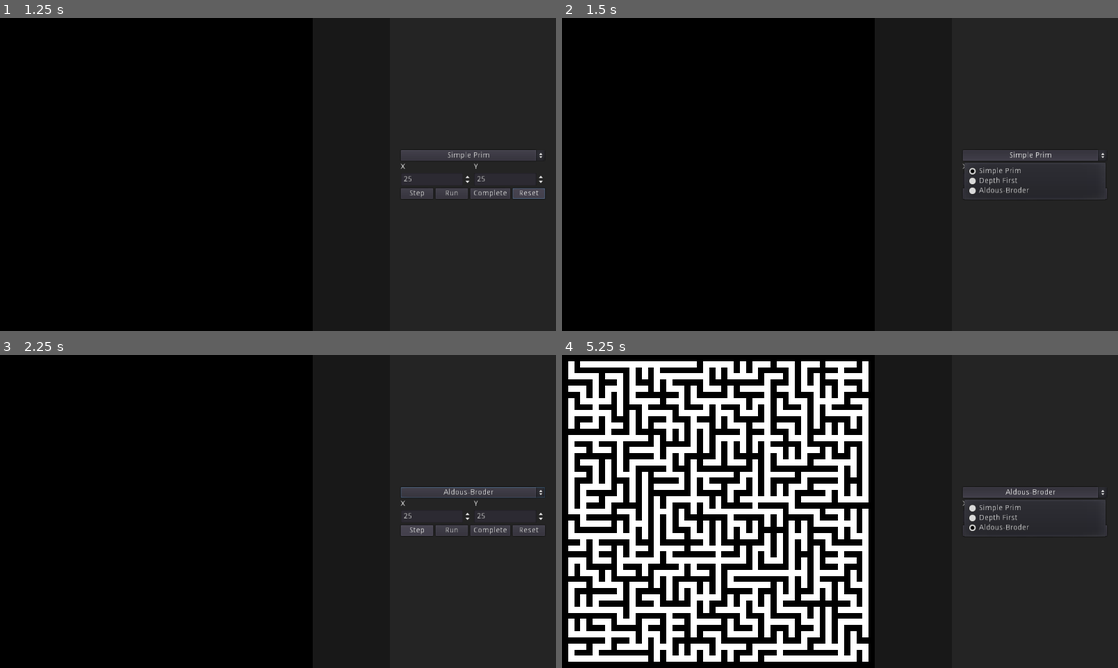
Above: before the commit, frames 1-4 (two rows, left to right).
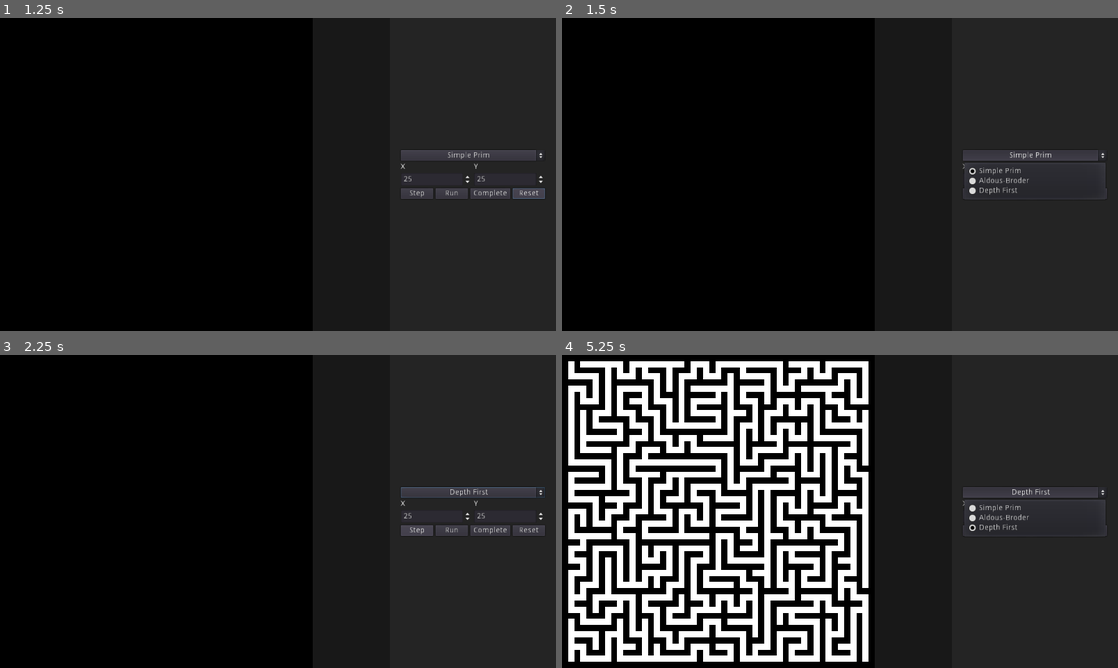
Above: after the commit, the same moments.

Repository: MarcioMed07/GMG
Game: Godot game, scene res://Scenes/Game.tscn
Same seed, same stepped clock (60 frames per second), same inputs: the game is played once before the commit and once after it.
Inputs:
- Up to frame 1 (1.25 s): click "Reset" at 0.5 s
- Up to frame 2 (1.5 s): click "Simple Prim" at 1.25 s
- Up to frame 3 (2.25 s): click "Step" at 2 s
- Up to frame 4 (5.25 s): click "Aldous-Broder" (after the commit: "Depth First") at 2.75 s; click "Run" at 3.5 s; click "Complete" at 4.25 s; click "Aldous-Broder" (after the commit: "Depth First") at 5 s

Frame 1 is identical in both runs. In frame 2, 0.2% of the frame differs, in the area x 75-84%, y 50-57%; in frame 3, less than 0.1%; in frame 4, 13%, in the area x 1-89%, y 2-98%.

Commit message:
Custom Building function for each algorithm

Diff:
--- a/Scenes/Maze.tscn
+++ b/Scenes/Maze.tscn
@@ -37,16 +37,7 @@
 2/tex_offset = Vector2( 0, 0 )
 2/modulate = Color( 0.215686, 0.337255, 1, 1 )
 2/region = Rect2( 0, 0, 10, 10 )
-2/tile_mode = 1
-2/autotile/bitmask_mode = 0
-2/autotile/bitmask_flags = [  ]
-2/autotile/icon_coordinate = Vector2( 0, 0 )
-2/autotile/tile_size = Vector2( 10, 10 )
-2/autotile/spacing = 0
-2/autotile/occluder_map = [  ]
-2/autotile/navpoly_map = [  ]
-2/autotile/priority_map = [  ]
-2/autotile/z_index_map = [  ]
+2/tile_mode = 0
 2/occluder_offset = Vector2( 0, 0 )
 2/navigation_offset = Vector2( 0, 0 )
 2/shape_offset = Vector2( 0, 0 )
@@ -69,6 +60,20 @@
 3/shape_one_way_margin = 0.0
 3/shapes = [  ]
 3/z_index = 0
+4/name = "tile.png 4"
+4/texture = ExtResource( 2 )
+4/tex_offset = Vector2( 0, 0 )
+4/modulate = Color( 1, 0.705882, 0.745098, 1 )
+4/region = Rect2( 0, 0, 10, 10 )
+4/tile_mode = 0
+4/occluder_offset = Vector2( 0, 0 )
+4/navigation_offset = Vector2( 0, 0 )
+4/shape_offset = Vector2( 0, 0 )
+4/shape_transform = Transform2D( 1, 0, 0, 1, 0, 0 )
+4/shape_one_way = false
+4/shape_one_way_margin = 0.0
+4/shapes = [  ]
+4/z_index = 0
 
 [node name="Maze" type="Node2D"]
 script = ExtResource( 1 )
--- a/Scripts/Algorithms/AldousBroder.gd
+++ b/Scripts/Algorithms/AldousBroder.gd
@@ -1,8 +1,10 @@
 const Utils = preload("res://Scripts/Utils.gd")
 const name = "Aldous-Broder"
 
+var last
 
-static func generate(maze):
+func generate(maze):
+	last = false
 	maze.prepareMaze()
 	maze.cellStack = []
 	var cell = maze.getCell(0,0)
@@ -10,7 +12,7 @@
 	maze.cellStack.push_front(cell)
 
 
-static func process(maze):
+func process(maze):
 	if maze.cellStack.size() < maze.cells.size():
 		var cell = maze.cellStack[0]
 		var neiDict = maze.getNeighbors(cell.x,cell.y)
@@ -26,5 +28,25 @@
 					maze.cellStack.erase(neiDict[dir])
 					maze.cellStack.push_front(neiDict[dir])
 				break;
+		buildTiles(maze, cell)
 	else:
 		maze.finishGeneration()
+
+func buildTiles(maze, cell):
+	if maze.panel.complete:
+		return
+	var tm = maze.get_node("TileMap")
+	if last:
+		buildCell(tm, last, Utils.TileColor.WHITE)
+	last = cell
+	buildCell(tm, cell, Utils.TileColor.RED, false)
+
+
+func buildCell(tm, cell, color, buildWalls = true):
+	var vec = Vector2(cell.x*2,cell.y*2) + Vector2(+1,+1)
+	tm.set_cellv(vec, color)
+	if buildWalls:
+		tm.set_cellv(vec + Vector2(0,-1), cell.walls[Cell.Wall.UP])
+		tm.set_cellv(vec + Vector2(0,+1), cell.walls[Cell.Wall.DOWN])
+		tm.set_cellv(vec + Vector2(-1,0), cell.walls[Cell.Wall.LEFT])
+		tm.set_cellv(vec + Vector2(+1,0), cell.walls[Cell.Wall.RIGHT])
--- a/Scripts/Algorithms/DepthFirst.gd
+++ b/Scripts/Algorithms/DepthFirst.gd
@@ -1,9 +1,12 @@
 const Utils = preload("res://Scripts/Utils.gd")
 const name = "Depth First"
 
+var last
+var notFoundCount = 0
 
-static func generate(maze):
+func generate(maze):
 	maze.prepareMaze()
+	notFoundCount = 0
 	var x = 0;
 	var y = 0;
 	maze.cellStack = []
@@ -12,7 +15,7 @@
 	maze.cellStack.push_back(cell)
 
 
-static func process(maze):
+func process(maze):
 	if maze.cellStack.size() > 0:
 		var found = false
 		var cell = maze.cellStack.pop_front()
@@ -21,6 +24,12 @@
 		for dir in neiKeys:
 			if !neiDict[dir].visited:
 				maze.cellStack.push_front(cell)
+				buildCell(cell,maze,Utils.TileColor.RED,Utils.TileColor.PINK, false)
+				if notFoundCount == 0:
+					buildCell(last,maze,Utils.TileColor.PINK,Utils.TileColor.PINK)
+				else:
+					buildCell(last,maze,Utils.TileColor.WHITE,Utils.TileColor.WHITE)
+				notFoundCount = 0
 				neiDict[dir].setWall(Cell.oppositeWall(dir),false);
 				cell.setWall(dir,false)
 				neiDict[dir].visit()
@@ -28,6 +37,29 @@
 				found = true
 				break
 		if !found:
-			process(maze)
+			if notFoundCount > 0:
+				buildCell(cell,maze,Utils.TileColor.RED,Utils.TileColor.WHITE, false)
+				buildCell(last,maze,Utils.TileColor.WHITE,Utils.TileColor.WHITE)
+			else:
+				buildCell(cell,maze,Utils.TileColor.RED,Utils.TileColor.PINK)
+				buildCell(last,maze,Utils.TileColor.PINK,Utils.TileColor.PINK, false)
+			notFoundCount +=1
+
+		last = cell
 	else:
 		maze.finishGeneration()
+
+
+func buildCell(cell, maze, color, wallColor, drawWalls = true):
+	if maze.panel.complete:
+		return
+	if !cell:
+		return
+	var tm = maze.get_node("TileMap")
+	var vec = Vector2(cell.x*2,cell.y*2) + Vector2(+1,+1)
+	tm.set_cellv(vec, color)
+	if drawWalls:
+		tm.set_cellv(vec + Vector2(0,-1),1 if cell.walls[Cell.Wall.UP] else wallColor)
+		tm.set_cellv(vec + Vector2(0,+1),1 if cell.walls[Cell.Wall.DOWN] else wallColor)
+		tm.set_cellv(vec + Vector2(-1,0),1 if cell.walls[Cell.Wall.LEFT] else wallColor)
+		tm.set_cellv(vec + Vector2(+1,0),1 if cell.walls[Cell.Wall.RIGHT] else wallColor)
--- a/Scripts/Algorithms/Flood.gd
+++ b/Scripts/Algorithms/Flood.gd
@@ -6,8 +6,6 @@
 # Flood variables
 var floodQueue = []
 var floodPause = false
-var speedModifier = 0.5
-var floodCD = speedModifier
 
 func resetFlood(maze):
 	maze.buildTiles()
@@ -21,32 +19,31 @@
 func floodProcess(delta, maze):
 	if Input.is_action_just_pressed("mouse_click") && !maze.generatingMaze:
 		floodQueue.append(maze.get_node("TileMap").world_to_map(maze.get_global_mouse_position()/maze.scale))
-	if !floodPause && floodQueue.size() >0:
-		floodCD+=delta
-	if floodCD >= speedModifier && !floodPause:
+	if  !floodPause:
 		floodQueue = floodFill(floodQueue, maze)
-		floodCD = 0;
 
 
 func floodFill(queue, maze):
-	var q = []
+	var nextQueue = []
 	for vector in queue:
-		q.append(flood(vector, maze))
-	return Utils.flat(q)
+		var vectorQueue = flood(vector, maze)
+		for next in vectorQueue:
+			nextQueue.append(next)
+	return nextQueue
 
 
 func flood(vector:Vector2, maze):
 	var tm = maze.get_node('TileMap')
-	if tm.get_cellv(vector) != 0:
-		return
-	tm.set_cellv(vector,2)
+	if tm.get_cellv(vector) != Utils.TileColor.WHITE:
+		return []
+	tm.set_cellv(vector,Utils.TileColor.BLUE)
 	var q = []
-	if tm.get_cellv(vector - Vector2(1,0)) == 0:
+	if tm.get_cellv(vector - Vector2(1,0)) == Utils.TileColor.WHITE:
 		q.append(vector - Vector2(1,0))
-	if tm.get_cellv(vector + Vector2(1,0)) == 0:
+	if tm.get_cellv(vector + Vector2(1,0)) == Utils.TileColor.WHITE:
 		q.append(vector + Vector2(1,0))
-	if tm.get_cellv(vector - Vector2(0,1)) == 0:
+	if tm.get_cellv(vector - Vector2(0,1)) == Utils.TileColor.WHITE:
 		q.append(vector - Vector2(0,1))
-	if tm.get_cellv(vector + Vector2(0,1)) == 0:
+	if tm.get_cellv(vector + Vector2(0,1)) == Utils.TileColor.WHITE:
 		q.append(vector + Vector2(0,1))
 	return q
--- a/Scripts/Algorithms/Prim.gd
+++ b/Scripts/Algorithms/Prim.gd
@@ -1,19 +1,24 @@
 const Utils = preload("res://Scripts/Utils.gd")
 const name = "Simple Prim"
 
-## Prim
-static func generate(maze):
+var last = []
+
+func generate(maze):
 	maze.prepareMaze()
 	maze.cellStack = []
 	var cell = maze.getCell(0,0)
 	cell.visit()
+	last = [cell]
 	maze.cellStack.push_front(cell)
 	pass
 
 
-static func process(maze):
+func process(maze):
 	if maze.cellStack.size() > 0:
 		var found = false
+		while !last.empty():
+			var lastCell = last.pop_front()
+			buildCell(maze, lastCell, Utils.TileColor.WHITE, true)
 		maze.cellStack = Utils.shuffle(maze.cellStack)
 		var cell = maze.cellStack.pop_front()
 		var neiDict = maze.getNeighbors(cell.x,cell.y)
@@ -25,10 +30,27 @@
 				neiDict[dir].visit()
 				maze.cellStack.push_front(neiDict[dir])
 				maze.cellStack.push_front(cell)
-				found = true
+				found = neiDict[dir]
 				break
 		if !found:
 			process(maze)
+		else:
+			buildCell(maze, found, Utils.TileColor.RED, true)
+			buildCell(maze, cell, Utils.TileColor.RED, false)
+			last.append(cell)
+			last.append(found)
+
 	else:
 		maze.finishGeneration()
 	pass
+
+
+func buildCell(maze, cell, color, buildWalls = true):
+	var tm = maze.get_node("TileMap")
+	var vec = Vector2(cell.x*2,cell.y*2) + Vector2(+1,+1)
+	tm.set_cellv(vec, color)
+	if buildWalls:
+		tm.set_cellv(vec + Vector2(0,-1),Utils.TileColor.BLACK if cell.walls[Cell.Wall.UP] else color)
+		tm.set_cellv(vec + Vector2(0,+1),Utils.TileColor.BLACK if cell.walls[Cell.Wall.DOWN] else color)
+		tm.set_cellv(vec + Vector2(-1,0),Utils.TileColor.BLACK if cell.walls[Cell.Wall.LEFT] else color)
+		tm.set_cellv(vec + Vector2(+1,0),Utils.TileColor.BLACK if cell.walls[Cell.Wall.RIGHT] else color)
--- a/Scripts/Maze.gd
+++ b/Scripts/Maze.gd
@@ -4,10 +4,10 @@
 const Utils = preload("res://Scripts/Utils.gd")
 const Flood = preload("res://Scripts/Algorithms/Flood.gd")
 
-const algorithms = [
-	preload("res://Scripts/Algorithms/Prim.gd"),
-	preload("res://Scripts/Algorithms/DepthFirst.gd"),
-	preload("res://Scripts/Algorithms/AldousBroder.gd")
+var algorithms = [
+	preload("res://Scripts/Algorithms/Prim.gd").new(),
+	preload("res://Scripts/Algorithms/AldousBroder.gd").new(),
+	preload("res://Scripts/Algorithms/DepthFirst.gd").new(),
 ]
 
 #Ui Variables
@@ -33,15 +33,12 @@
 			panel.stop = false
 		else:
 			algorithms[panel.algorithmOptions.selected].process(self)
-			buildTiles(true)
 	elif panel.step :
 		panel.step = false
 		algorithms[panel.algorithmOptions.selected].process(self)
-		buildTiles(true)
 	pass
 
 
-## Maze Utils
 func getCell(x,y):
 	return cells[y * panel.xSpin.value +x];
 
@@ -70,7 +67,6 @@
 		cell.x = i%int(width);
 		cell.y = i/int(width);
 		cells.append(cell);
-	$TileMap.clear()
 	buildTiles()
 	fixScale()
 	last = getCell(0,0)
@@ -81,6 +77,7 @@
 	generatingMaze = true
 	fixScale()
 	pass
+
 
 func finishGeneration():
 	generatingMaze = false
@@ -102,37 +99,21 @@
 	scale = Vector2(scaleFactor,scaleFactor)
 
 
-func buildTiles(building = false, neighbors = true):
+func buildTiles():
 	var width = panel.xSpin.value
 	var height = panel.ySpin.value
-	if building && cellStack.size() > 0:
-		var cell = cellStack[0]
-		if !last:
-			last = getCell(0,0)
-		if neighbors:
-			for lastNei in getNeighbors(last.x,last.y).values():
-				if lastNei.x >=0:
-					buildCell(lastNei)
-		buildCell(last)
-		last = cell
-		buildCell(cell,building)
-		if neighbors:
-			for nei in getNeighbors(cell.x,cell.y).values():
-				if nei.x >=0:
-					buildCell(nei)
-	else:
-		$TileMap.clear()
-		for x in range(-1,width*2):
-			for y in range(-1,height*2):
-				$TileMap.set_cell(x+1,y+1,1)
-		for cell in cells:
-			buildCell(cell)
+	$TileMap.clear()
+	for x in range(-1,width*2):
+		for y in range(-1,height*2):
+			$TileMap.set_cell(x+1,y+1,1)
+	for cell in cells:
+		buildCell(cell)
 
 
-func buildCell(cell, building = false):
+func buildCell(cell):
 	var tm = $TileMap
 	var vec = Vector2(cell.x*2,cell.y*2) + Vector2(+1,+1)
-	tm.set_cellv(vec, 3 if building && cell.visited else !cell.visited)
+	tm.set_cellv(vec, !cell.visited)
 	tm.set_cellv(vec + Vector2(0,-1), cell.walls[Cell.Wall.UP])
 	tm.set_cellv(vec + Vector2(0,+1), cell.walls[Cell.Wall.DOWN])
 	tm.set_cellv(vec + Vector2(-1,0), cell.walls[Cell.Wall.LEFT])
--- a/Scripts/Utils.gd
+++ b/Scripts/Utils.gd
@@ -1,4 +1,4 @@
-extends Node
+enum TileColor{WHITE, BLACK, BLUE, RED, PINK}
 
 static func flat(arr):
 	var flat_list = []
Not shown, changed: CHANGELOG.md
Not shown, changed: README.md
